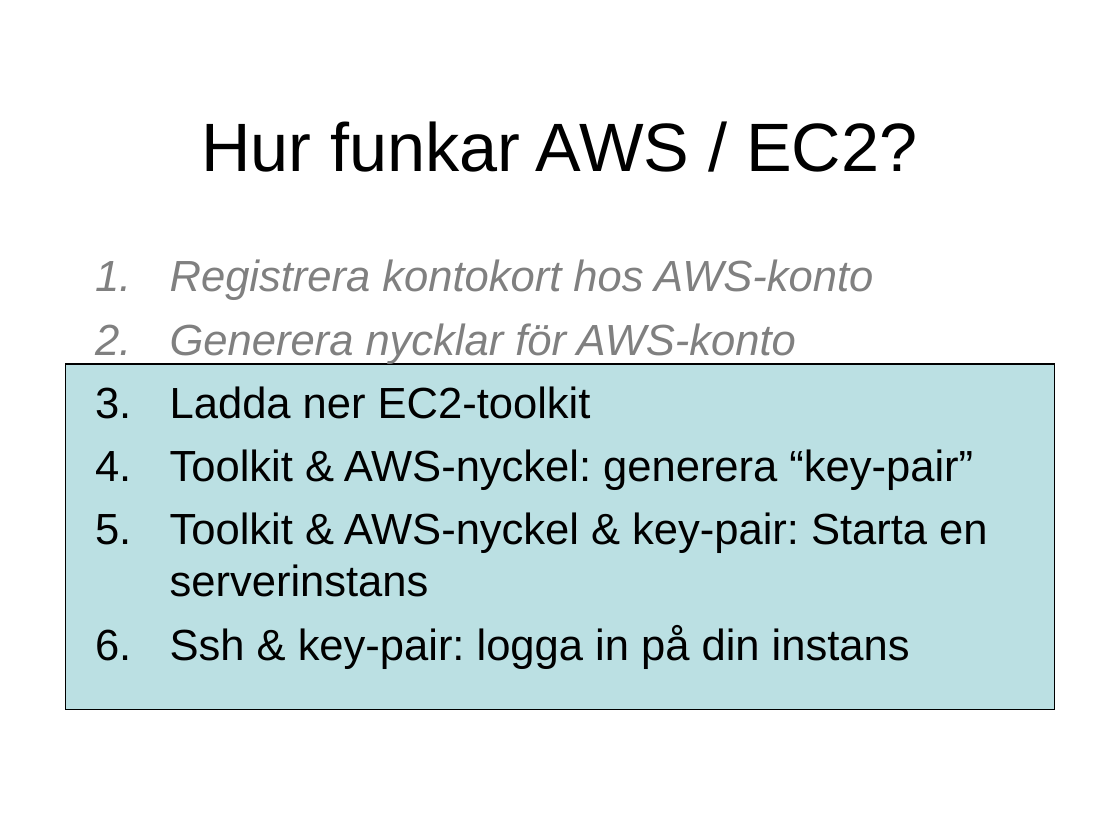
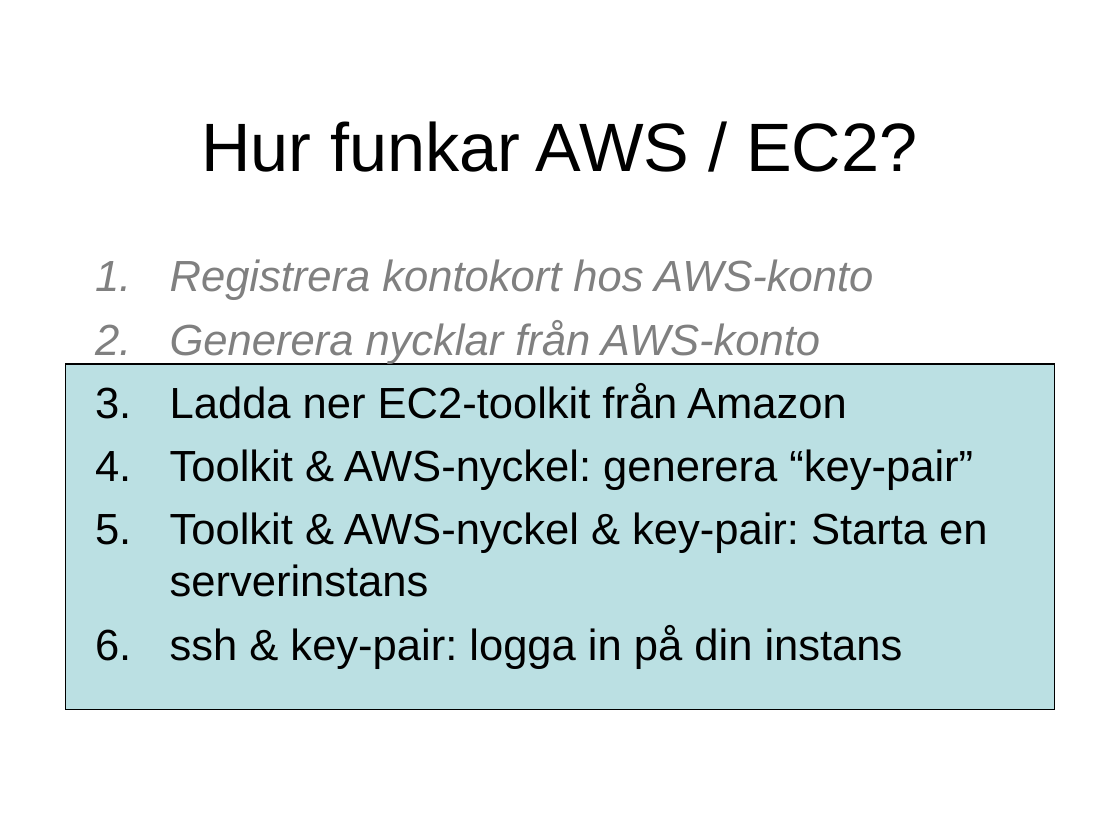
Before and after one commit to niklaslind/EC2_lab, a slide deck: slide 5 of doc/EC2_lab_1.ppt. Drawn at 1120x840 pixels with LibreOffice and Linux fonts; fonts in the diff are those of the drawing. Boxes give left, top, right and bottom in pixels: in the first picture for what was removed or moved away, otherwise in the second. Text is boxed around its words. In the diff, an @@ line names an element or a change of style, - is before the commit and + after.

Commit message:
updated ppt

```diff
--- a/doc/EC2_lab_1.ppt
+++ b/doc/EC2_lab_1.ppt
@@ text at bbox=[170, 320, 847, 419]: text changed; text colour #808080 to #000000; italic off @@
-2. Generera nycklar för AWS-konto
-3. Ladda ner EC2-toolkit
+2. Generera nycklar från AWS-konto
+3. Ladda ner EC2-toolkit från Amazon
@@ text at bbox=[170, 625, 903, 669]: text changed @@
-6. Ssh & key-pair: logga in på din instans
+6. ssh & key-pair: logga in på din instans
```
Also in this commit, not shown: 2 other slides changed.
